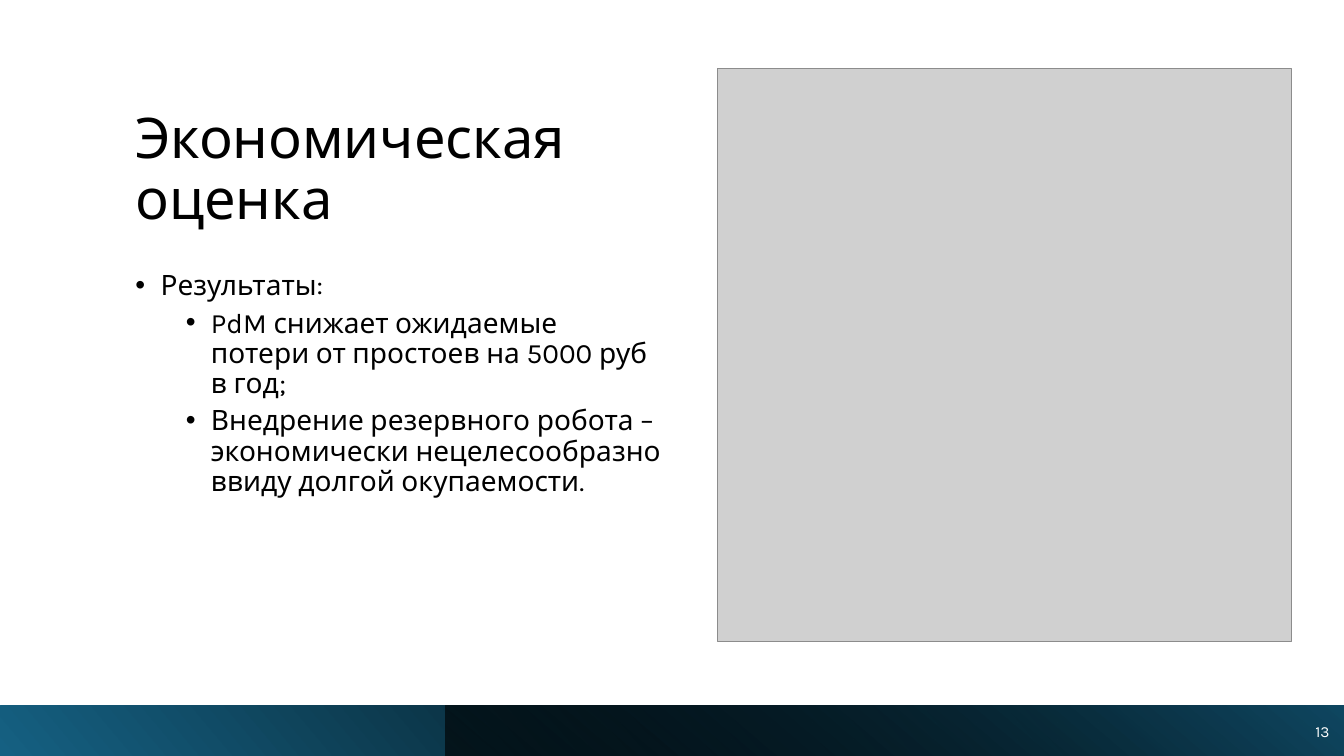
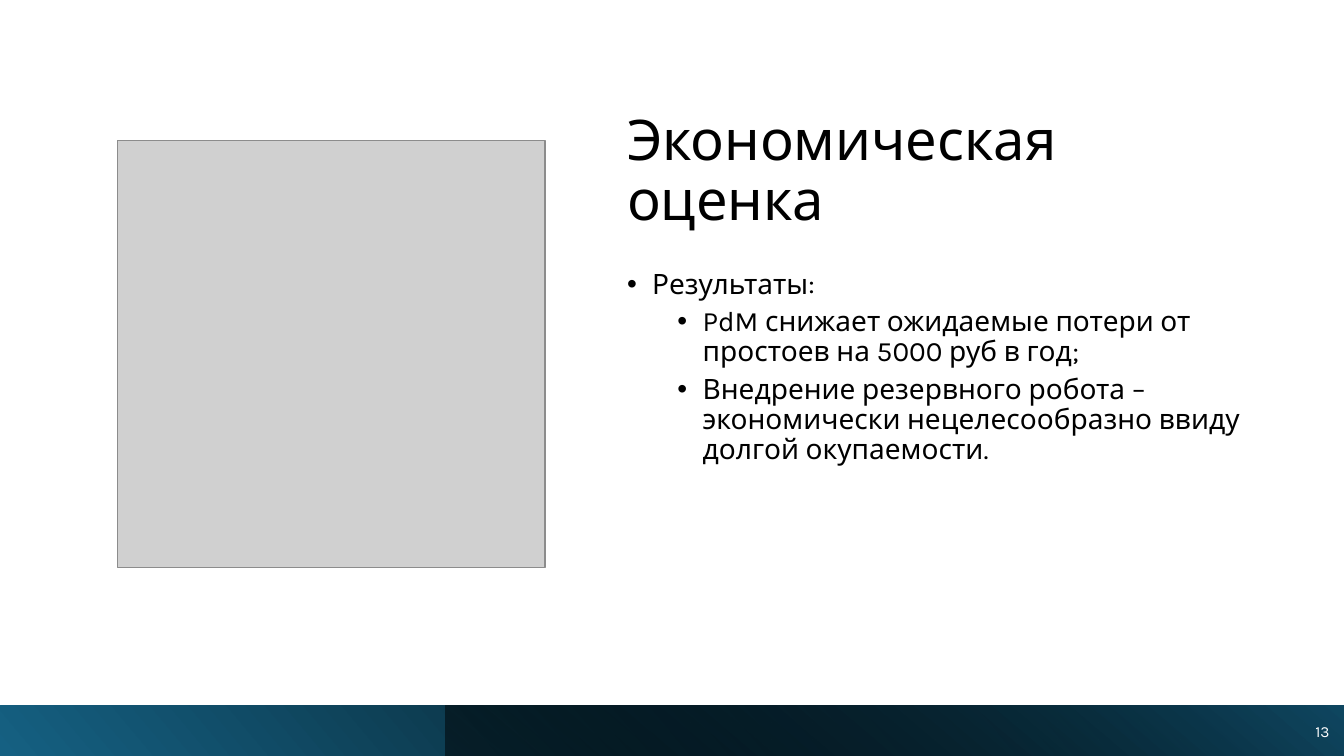
Before and after one commit to LionKMufasa/diplom_mem, a slide deck: slide 13 of вкр/НИРС(7сем)/Презентация НИРС 2025 Миронов Егор Максимович.pptx. Drawn at 1344x756 pixels with LibreOffice and Linux fonts; fonts in the diff are those of the drawing; grey boxes stand for pictures. Boxes give left, top, right and bottom in pixels: in the first picture for what was removed or moved away, otherwise in the second. Text is boxed around its words. In the diff, an @@ line names an element or a change of style, - is before the commit and + after.

```diff
--- a/вкр/НИРС(7сем)/Презентация НИРС 2025 Миронов Егор Максимович.pptx
+++ b/вкр/НИРС(7сем)/Презентация НИРС 2025 Миронов Егор Максимович.pptx
@@ title "Экономическая оценка": place and size @@
-title "Экономическая оценка" at box(135, 117, 565, 230)
+title "Экономическая оценка" at box(627, 119, 1057, 231)
@@ picture removed at box(718, 69, 1292, 642) @@
@@ picture added at box(118, 140, 545, 568) @@
@@ text "Результаты:" rewrapped from box(161, 275, 661, 498) to box(652, 274, 1240, 466) @@
```
Also in this commit, not shown: 1 other slide changed, 7 other files.
